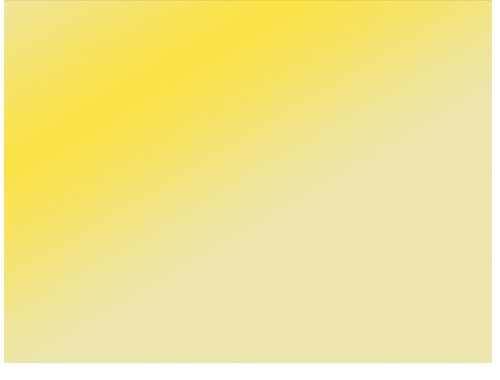
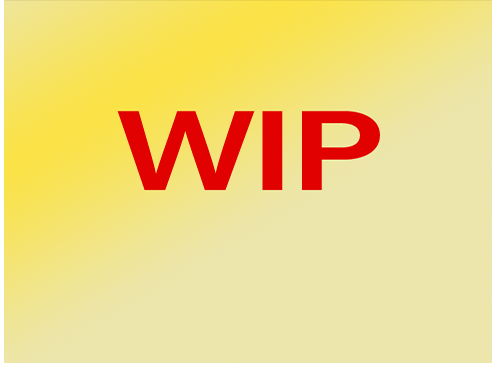
Comparing the layer stacks of the two 500px x 380px images. Changes:
painted on "IconCanvas" over (x1=117, y1=109, x2=380, y2=192)
